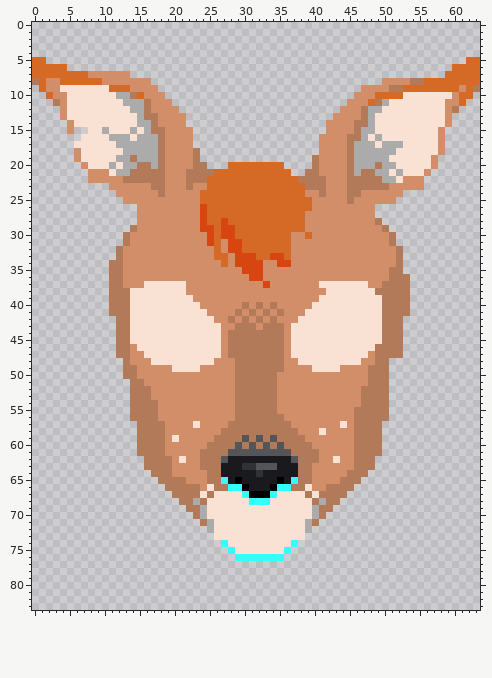
Sprite sheet, stored at Assets/PacketsPlease/ReferencedResources/Sprites/Characters/Bovine/Heads/DeerBlank.png. The first picture shows the starting point.
The file is 64x84 pixels. Colours within 5 levels of each other are drawn and written as one.
Once edited:
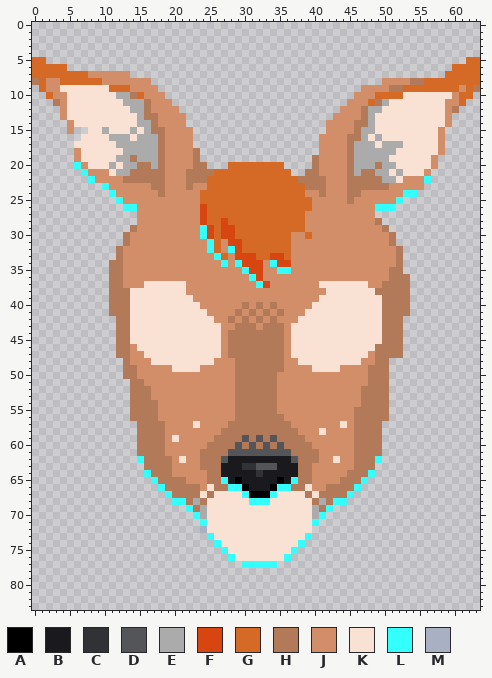
Palette (. is transparent): A #000000  B #1a1a1e  C #313236  D #545559  E #ababab  F #d74611  G #d46a26  H #b37a5a  J #d18e68  K #f9e1d4  L #33ffff  M #aab0c3
Diff:
Changed rows in their new state; - is an unchanged pixel.
first column x 6:
20 L--------------------------------------------------
21 -L-------------------------------------------------
22 --L-----------------------------------------------L
23 ----L----------------------------------------------
24 -----L-----------------------------------------LL--
25 ------L---------------------------------------L----
26 -------LL----------------------------------LLL-----
29 ------------------L--------------------------------
30 ------------------L--------------------------------
31 -------------------L-------------------------------
32 -------------------L--L----------------------------
33 --------------------L------------------------------
34 ---------------------L-L----L----------------------
35 ------------------------L----LL--------------------
36 -------------------------L-------------------------
37 --------------------------L------------------------
first column x 15:
62 L---------------------------------L
64 -L-------------------------------L-
65 --L-----------------------------L--
66 ---L---------------------------L---
67 ----L-------------------------L----
68 -----LL---------------------LL-----
69 -------L-------------------L-------
70 --------L-----------------L--------
71 ---------LK-------------KL---------
72 ---------MK-------------K----------
73 ----------L-------------L----------
74 -----------LK---------KL-----------
75 ------------LK-------KL------------
76 -------------LKKKKKKKL-------------
77 ---------------LLLLL---------------
Boxes around the changes in both pictures, in picture pixels (x1, y1, x2, y2):
changed: (74, 162, 137, 211)
added: (375, 176, 431, 211)
changed: (200, 225, 291, 288)
changed: (137, 456, 382, 568)
